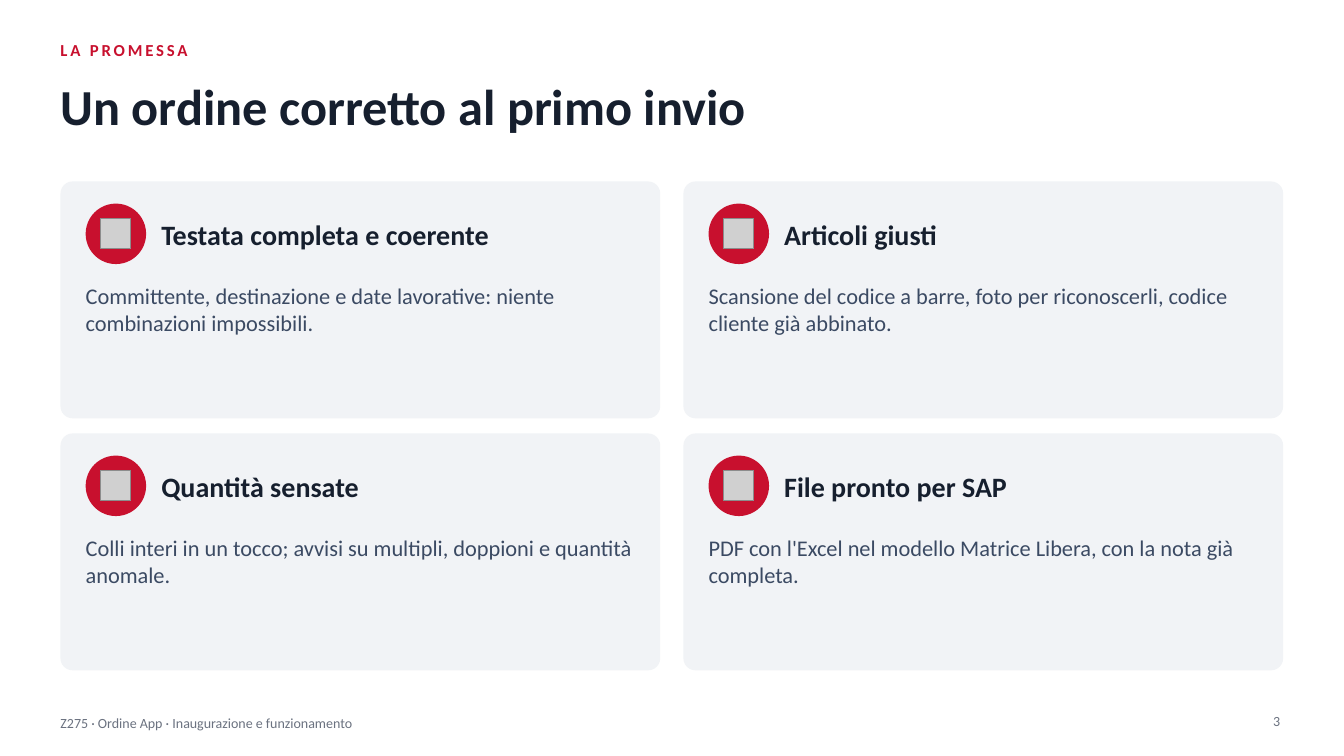
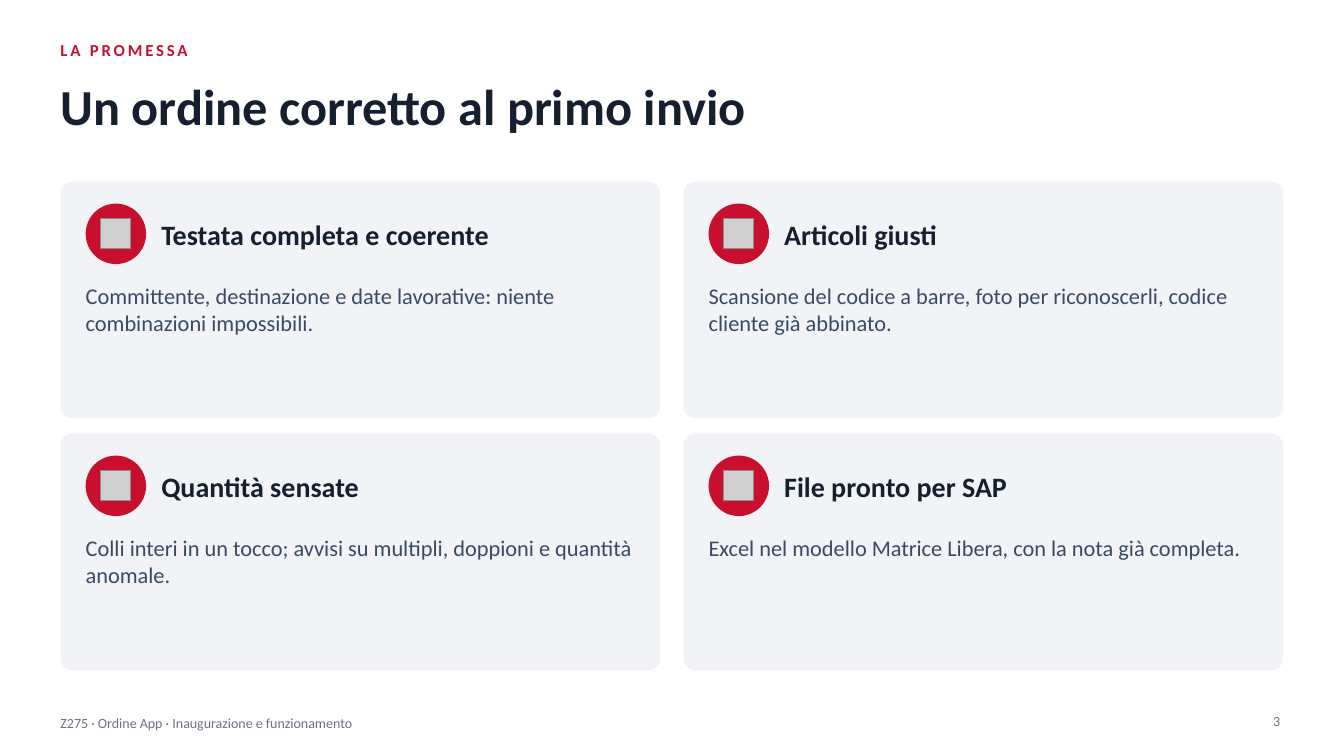
Before and after one commit to PPparre/Z275_App_Ordine, a slide deck: slide 3 of Z275_Presentazione.pptx. Drawn at 1344x756 pixels with LibreOffice and Linux fonts; fonts in the diff are those of the drawing; grey boxes stand for pictures. Boxes give left, top, right and bottom in pixels: in the first picture for what was removed or moved away, otherwise in the second. Text is boxed around its words. In the diff, an @@ line names an element or a change of style, - is before the commit and + after.

```diff
--- a/Z275_Presentazione.pptx
+++ b/Z275_Presentazione.pptx
@@ text at [709, 540, 1240, 560]: text changed @@
-PDF con l'Excel nel modello Matrice Libera, con la nota già completa.
+Excel nel modello Matrice Libera, con la nota già completa.
```
Also in this commit, not shown: 8 other slides changed, 1 slide removed, 4 other files.
